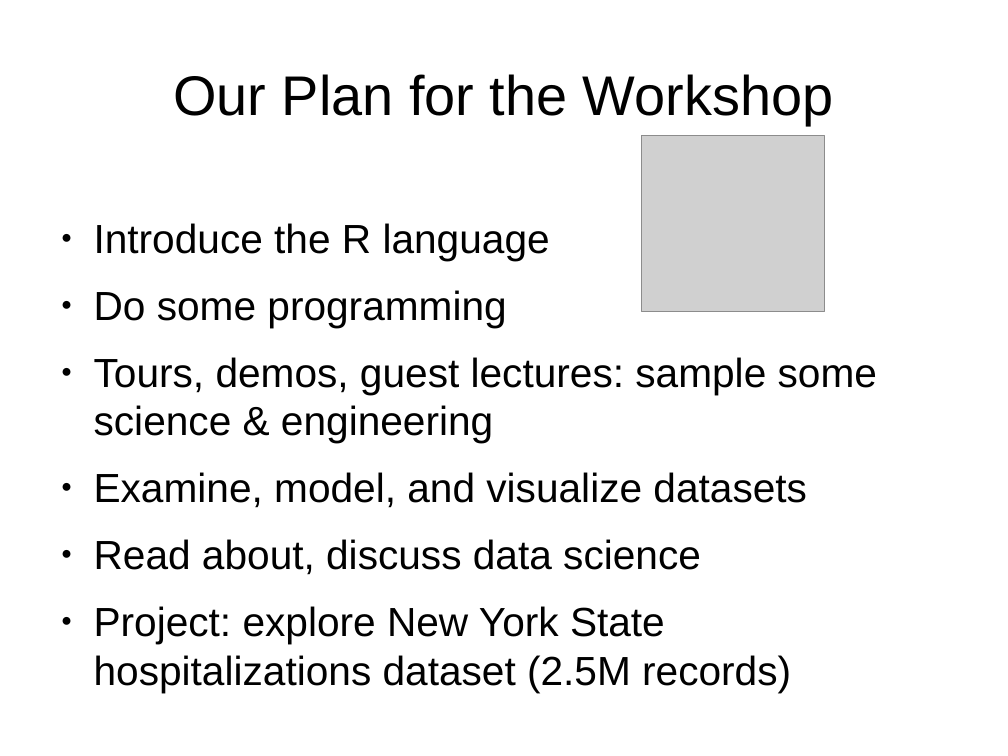
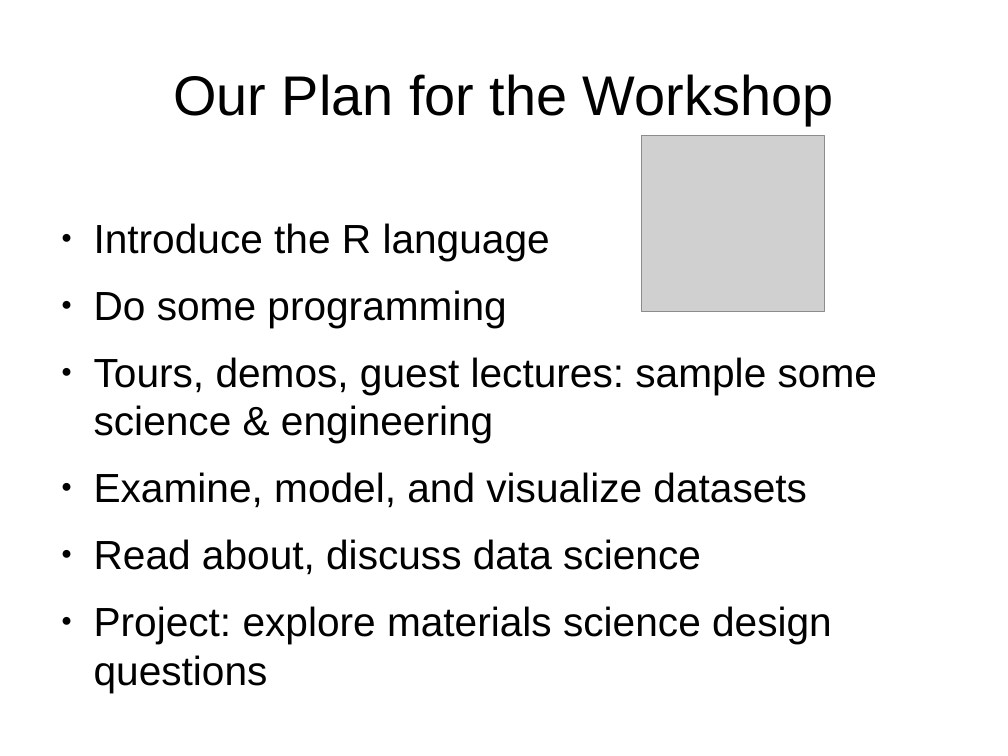
Before and after one commit to ubccr/hsws, a slide deck: slide 2 of slides/R-intro-slideset.odp. Drawn at 1008x756 pixels with LibreOffice and Linux fonts; fonts in the diff are those of the drawing; grey boxes stand for pictures. Boxes give left, top, right and bottom in pixels: in the first picture for what was removed or moved away, otherwise in the second. Text is boxed around its words. In the diff, an @@ line names an element or a change of style, - is before the commit and + after.

Commit message:
Changes to workshop slideset for 2017.

```diff
--- a/slides/R-intro-slideset.odp
+++ b/slides/R-intro-slideset.odp
@@ text at (94,606,832,643): text changed @@
-● Project: explore New York State hospitalizations dataset (2.5M records)
+● Project: explore materials science design questions
```
Also in this commit, not shown: 6 other files.
